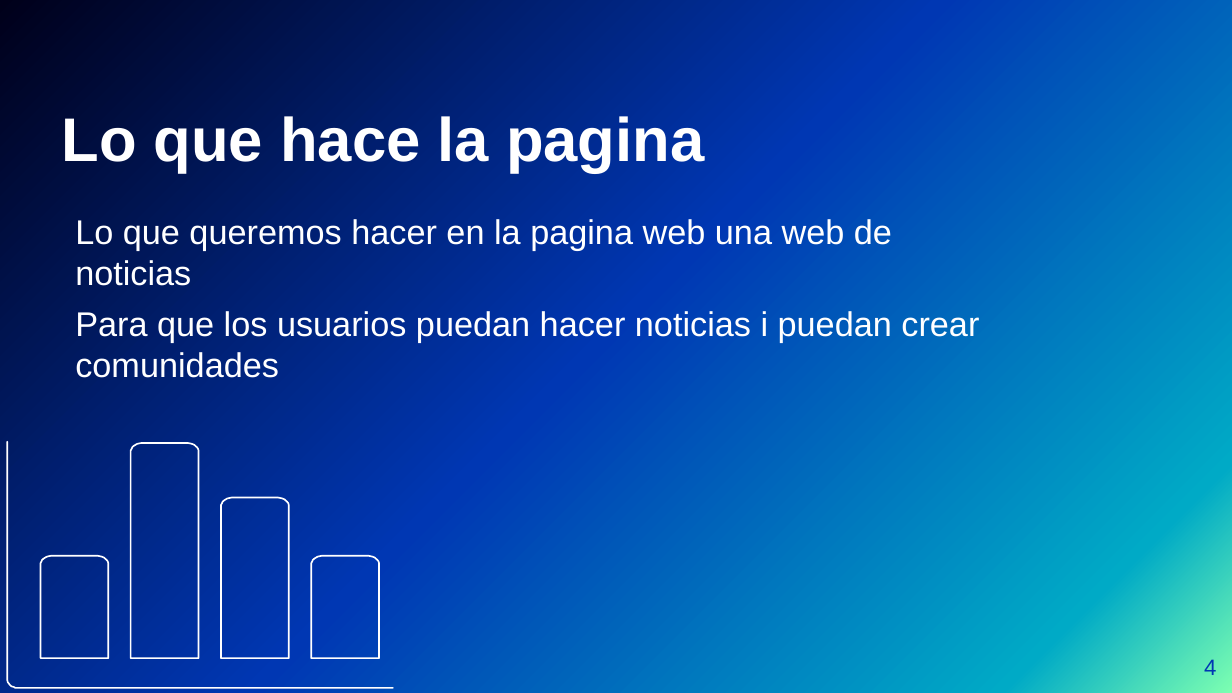
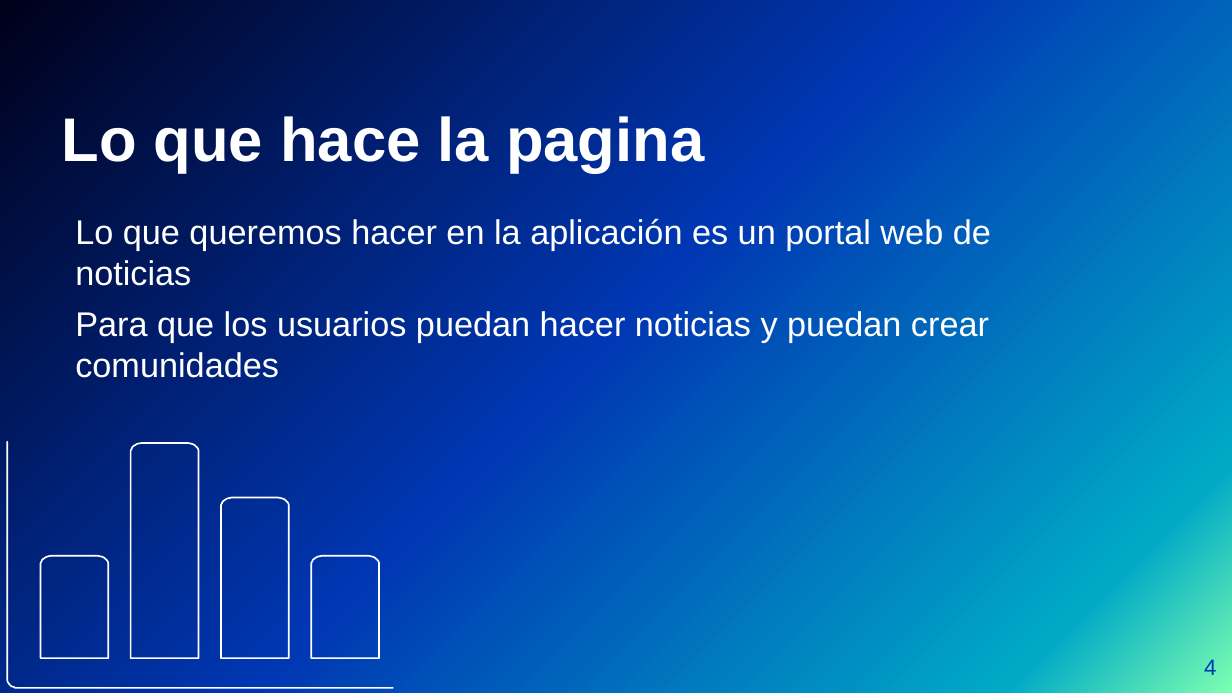
Before and after one commit to Tiinocm/ProyectoIntegrado, a slide deck: slide 4 of carles/presentacion de cronos.pptx. Drawn at 1232x693 pixels with LibreOffice and Linux fonts; fonts in the diff are those of the drawing; background and template pictures are left out. Boxes give left, top, right and bottom in pixels: in the first picture for what was removed or moved away, otherwise in the second. Text is boxed around its words. In the diff, an @@ line names an element or a change of style, - is before the commit and + after.

```diff
--- a/carles/presentacion de cronos.pptx
+++ b/carles/presentacion de cronos.pptx
@@ text at [75,218,991,378]: text changed @@
-Lo que queremos hacer en la pagina web una web de noticias
-Para que los usuarios puedan hacer noticias i puedan crear comunidades
+Lo que queremos hacer en la aplicación es un portal web de noticias
+Para que los usuarios puedan hacer noticias y puedan crear comunidades
```
Also in this commit, not shown: 3 other slides changed, 5 slides added, 11 slides removed, 3 other files.
